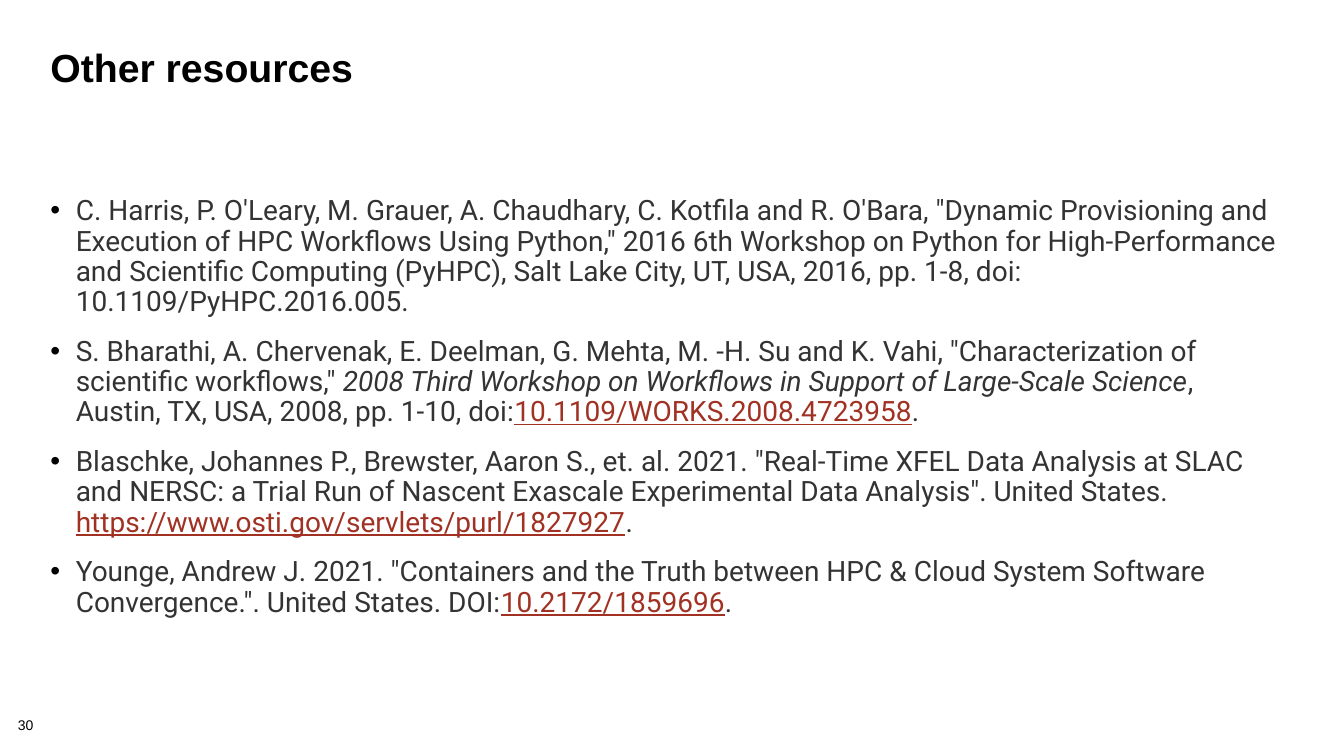
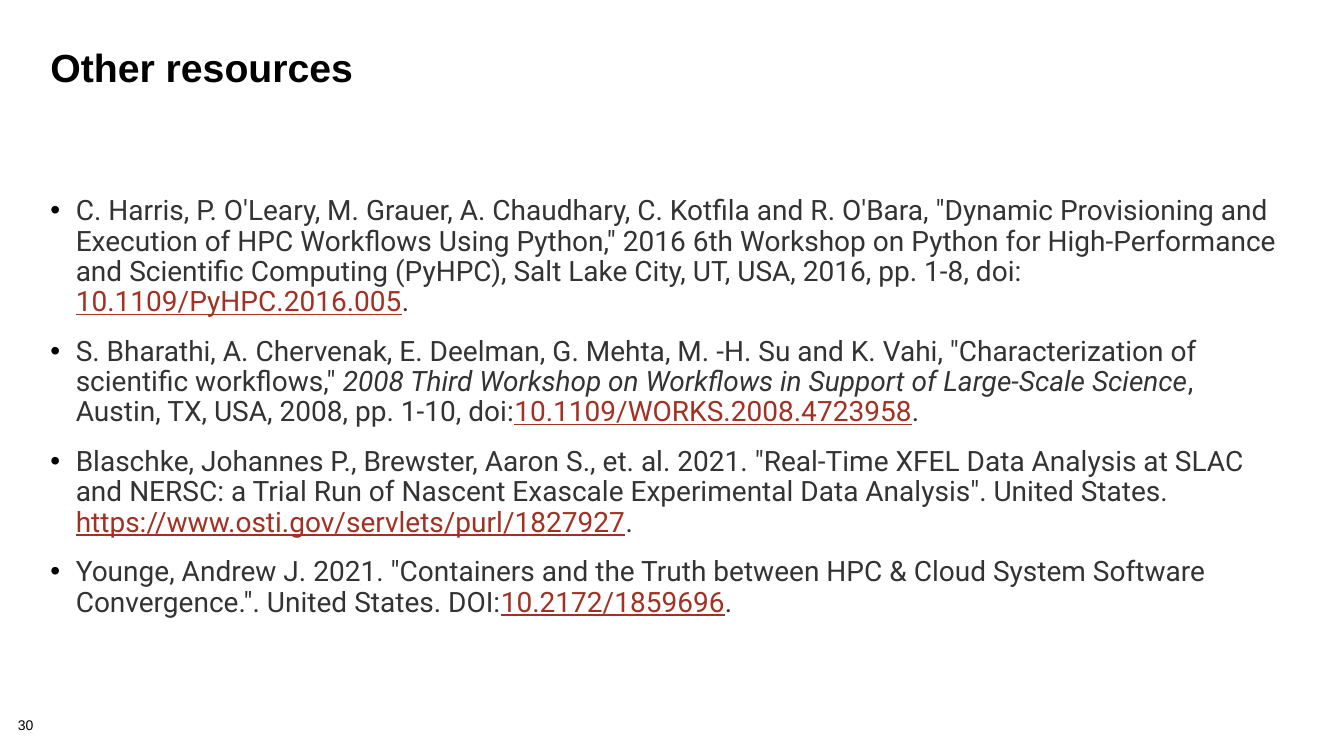
Before and after one commit to bssw-tutorial/presentations, a slide deck: slide 30 of rep-workflows.pptx. Drawn at 1344x756 pixels with LibreOffice and Linux fonts; fonts in the diff are those of the drawing; background and template pictures are left out. Boxes give left, top, right and bottom in pixels: in the first picture for what was removed or moved away, otherwise in the second. Text is boxed around its words. In the diff, an @@ line names an element or a change of style, - is before the commit and + after.

Commit message:
Final QA checks on rep-workflows

```diff
--- a/rep-workflows.pptx
+++ b/rep-workflows.pptx
@@ text at bbox=[76, 198, 1276, 317]: text colour #333333 to #A03123, underline on in "10.1109/PyHPC.2016.005." @@
```
Also in this commit, not shown: 1 other slide changed.
